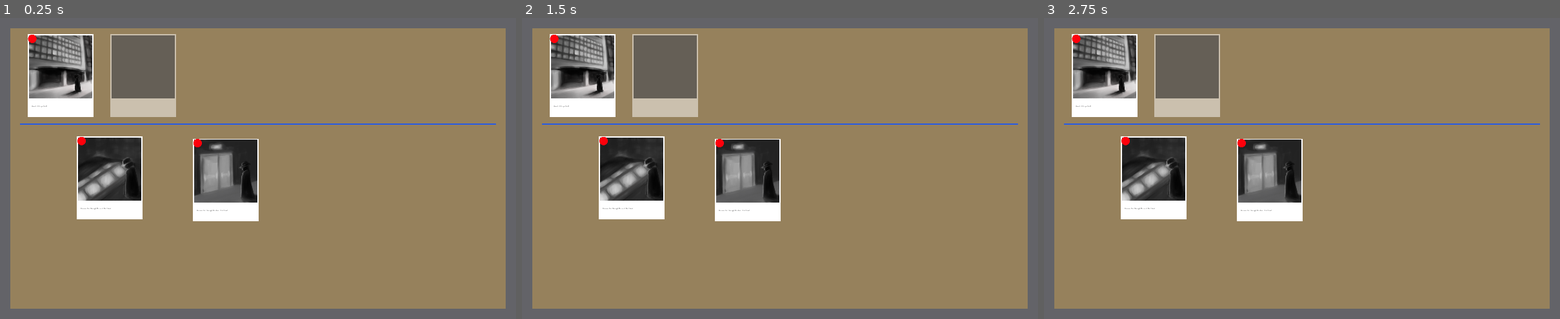
Above: before the commit, frames 1-3 (left to right).
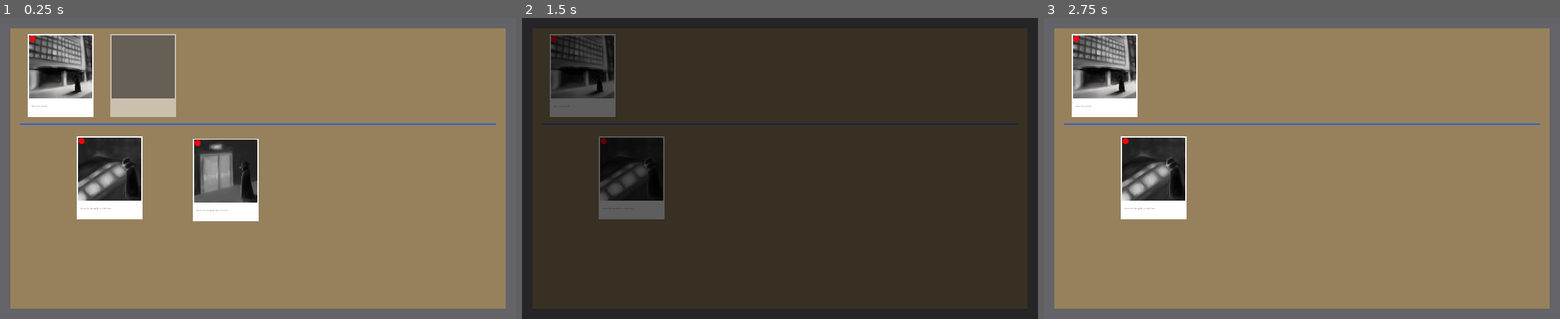
Above: after the commit, the same moments.

Repository: IanWark/VGADGameJamWinter2019
Game: Godot game, scene res://scenes/game_screen.tscn
Two runs of this game, one before a commit and one after it. Both use one fixed random seed, a clock stepped at 60 frames per second and the inputs below.
Inputs (mouse positions are in pixels of both pictures, inside the frame that each line leads up to):
- Up to frame 1 (0.25 s): no input
- Up to frame 2 (1.5 s): tap Enter at 0.5 s; move the mouse to (583, 75) at 0.52 s; press the mouse at (583, 75) at 0.53 s; tap Space at 1.25 s; move the mouse to (666, 75) at 1.27 s; release the mouse at (666, 75) at 1.28 s; right-click (666, 75) at 1.35 s
- Up to frame 3 (2.75 s): tap Enter at 2 s; move the mouse to (1152, 177) at 2.02 s; press the mouse at (1152, 177) at 2.03 s

The runs differ from the first frame. In frame 1, less than 0.1% of the frame differs, in the area x 5-40%, y 5-43%; in frame 2, 98%, in the area x 0-100%, y 0-100%; in frame 3, 7.0%.
Error before the commit: Parse Error: The method "check_for_submission" isn't declared in the current class. (res://scripts/draggable.gd:76)

Commit message:
fix some issues with splitting events to draggable

Diff:
--- a/scenes/events/event.tscn
+++ b/scenes/events/event.tscn
@@ -10,13 +10,9 @@
 custom_solver_bias = 0.0
 extents = Vector2( 260, 340 )
 
-[sub_resource type="CircleShape2D" id=2]
+[sub_resource type="Animation" id=2]
 
-custom_solver_bias = 0.0
-radius = 10.0
-
-[sub_resource type="Animation" id=3]
-
+resource_name = "fade_in"
 length = 1.0
 loop = false
 step = 0.1
@@ -53,7 +49,6 @@
 [node name="CollisionShape2D" type="CollisionShape2D" parent="Area2D" index="0"]
 
 shape = SubResource( 1 )
-_sections_unfolded = [ "Z Index" ]
 
 [node name="Image" type="Sprite" parent="." index="1"]
 
@@ -87,27 +82,8 @@
 [node name="Pin" type="Sprite" parent="." index="3"]
 
 position = Vector2( -223.804, -293.952 )
-scale = Vector2( 1.4, 1.4 )
 texture = ExtResource( 4 )
 _sections_unfolded = [ "Transform" ]
-
-[node name="Area2D" type="Area2D" parent="Pin" index="0"]
-
-input_pickable = true
-gravity_vec = Vector2( 0, 1 )
-gravity = 98.0
-linear_damp = 0.1
-angular_damp = 1.0
-audio_bus_override = false
-audio_bus_name = "Master"
-
-[node name="CollisionShape2D" type="CollisionShape2D" parent="Pin/Area2D" index="0"]
-
-position = Vector2( 0.140564, 0.0472565 )
-scale = Vector2( 2.45961, 2.45961 )
-z_index = 1
-shape = SubResource( 2 )
-_sections_unfolded = [ "Z Index" ]
 
 [node name="AnimationPlayer" type="AnimationPlayer" parent="." index="4"]
 
@@ -116,7 +92,7 @@
 playback_process_mode = 1
 playback_default_blend_time = 0.0
 playback_speed = 1.0
-anims/fade_in = SubResource( 3 )
+anims/fade_in = SubResource( 2 )
 blend_times = [  ]
 
 [connection signal="mouse_entered" from="Area2D" to="." method="_on_Area2D_mouse_entered"]
--- a/scripts/draggable.gd
+++ b/scripts/draggable.gd
@@ -72,15 +72,17 @@
 		z_index = UPPER_Z_INDEX
 		dragging = can_drag
 
-	else: # Called constantly whenever mouse is released
-		check_for_submission()  # Ideally this would only be called once right after releasing mouse
+	else:
+		mouse_released()
 
-		if timer > 0 && timer <= timer_wait_time:
-			print("click")
-		timer = 0
-		mouse_to_center_set = false #Set this to false so we can set mouse_to_center again
-		z_index = DEFAULT_Z_INDEX
-		dragging = false
+# Called constantly whenever mouse is released
+func mouse_released():
+	if timer > 0 && timer <= timer_wait_time:
+		print("click")
+	timer = 0
+	mouse_to_center_set = false #Set this to false so we can set mouse_to_center again
+	z_index = DEFAULT_Z_INDEX
+	dragging = false
 
 func _on_Area2D_mouse_entered():
 	if !being_viewed:
--- a/scripts/event.gd
+++ b/scripts/event.gd
@@ -33,3 +33,8 @@
 			else:
 				# Move event down and place it a bit randomly to avoid overlap
 				position = area_parent.global_position + Vector2(randi()%41-21, 200 + randi()%41-21)
+
+# Called constantly whenever mouse is released
+func mouse_released():
+	check_for_submission()
+	.mouse_released()
--- a/scripts/events/event_0_jam.gd
+++ b/scripts/events/event_0_jam.gd
@@ -1,8 +1,7 @@
 extends "res://scripts/event.gd"
 
 func _ready():
-	# Called when the node is added to the scene for the first time.
-	# Initialization here
+	._ready()
 	scene = "res://scenes/events/event_0_jam.tscn"
 	set_locked()
 	locked_event = true
--- a/scripts/events/event_1_a.gd
+++ b/scripts/events/event_1_a.gd
@@ -1,8 +1,7 @@
 extends "res://scripts/event.gd"
 
 func _ready():
-	# Called when the node is added to the scene for the first time.
-	# Initialization here
+	._ready()
 	scene = "res://scenes/events/event_1_a.tscn"
 
 #func _process(delta):
--- a/scripts/events/event_1_b.gd
+++ b/scripts/events/event_1_b.gd
@@ -1,8 +1,7 @@
 extends "res://scripts/event.gd"
 
 func _ready():
-	# Called when the node is added to the scene for the first time.
-	# Initialization here
+	._ready()
 	scene = "res://scenes/events/event_1_b.tscn"
 
 #func _process(delta):
--- a/scripts/events/event_1_unknown.gd
+++ b/scripts/events/event_1_unknown.gd
@@ -1,8 +1,7 @@
 extends "res://scripts/events/event_unknown.gd"
 
 func _ready():
-	# Called when the node is added to the scene for the first time.
-	# Initialization here
+	._ready()
 	scene = "res://scenes/events/event_1_unknown.tscn"
 	correct_event = "event_1_a"
 	set_locked()
--- a/scripts/events/event_unknown.gd
+++ b/scripts/events/event_unknown.gd
@@ -3,8 +3,7 @@
 var correct_event # must be overwritten with what event is the solution
 
 func _ready():
-	# Called when the node is added to the scene for the first time.
-	# Initialization here
+	._ready()
 	scene = "res://scenes/events/event_unknown.tscn"
 	set_locked()
 
--- a/scripts/main.gd
+++ b/scripts/main.gd
@@ -55,7 +55,7 @@
 
 func _add_draggable(sprt): #Add draggable to list
 	# Don't add if object is a locked event
-	if sprt.locked_event != null && sprt.locked_event == true:
+	if sprt.get_class() == "event" && sprt.locked_event == true:
 		return
 	if not draggables.find(sprt) == -1: #If draggable exists
 		return #Do nothing
Not shown: 1 places in scenes/events/event.tscn that only renumber resources
